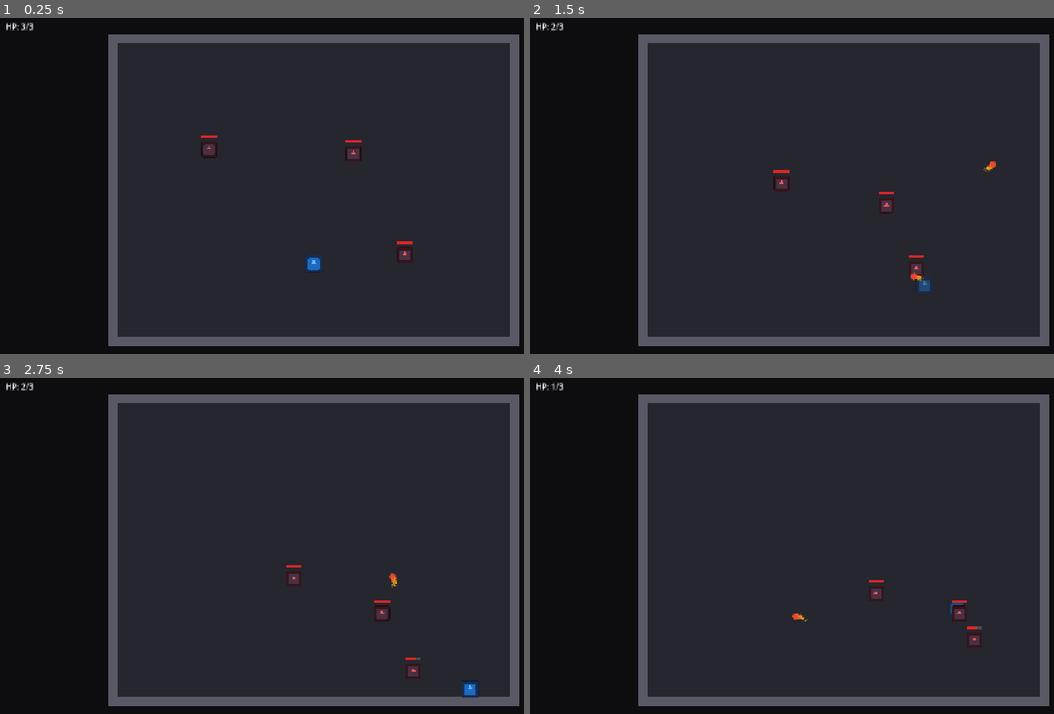
Above: before the commit, frames 1-4 (two rows, left to right).
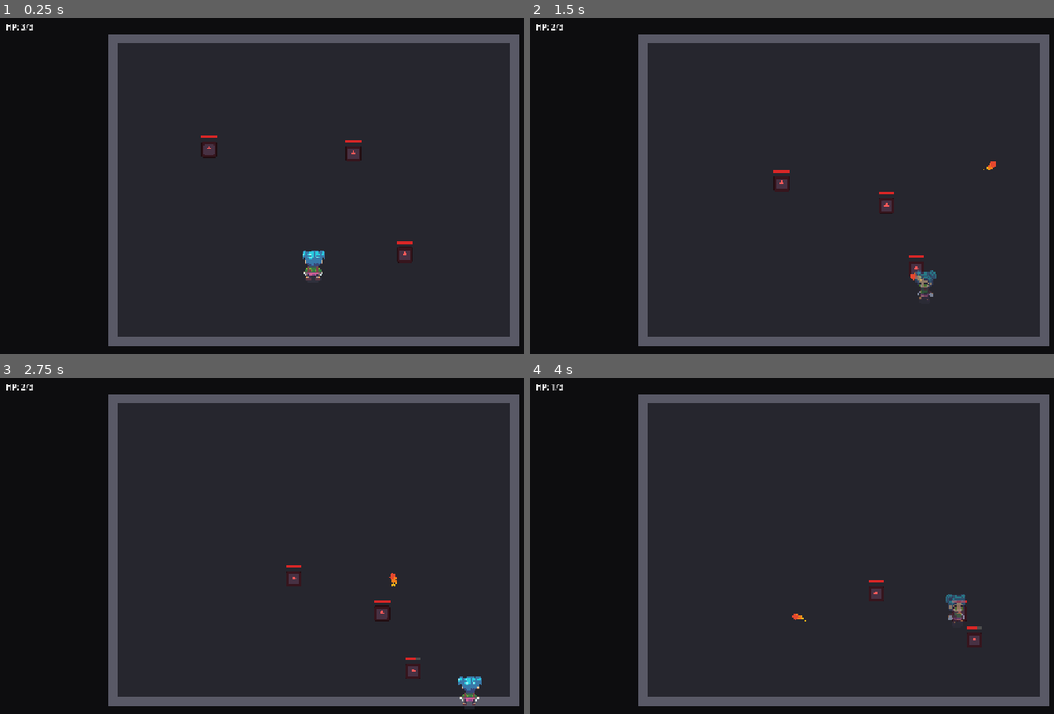
Above: after the commit, the same moments.

Repository: Elehos/the-happiness-of-bouboules
Game: Godot game, scene res://scenes/main/main.tscn
Same seed, same stepped clock (60 frames per second), same inputs: the game is played once before the commit and once after it. The engine's default icon, where the game draws it, is replaced by a stand-in: a white triangle on a blue panel in a dark square.
Inputs (mouse positions are in pixels of both pictures, inside the frame that each line leads up to):
- Up to frame 1 (0.25 s): no input
- Up to frame 2 (1.5 s): tap Enter at 0.5 s; move the mouse to (980, 172) at 0.52 s; hold D (move_right) 0.53-1.28 s; click (980, 172) at 0.67 s; move the mouse to (718, 209) at 1.27 s; hold S (move_down) from 1.28 s (still down); click (718, 209) at 1.42 s
- Up to frame 3 (2.75 s): move the mouse to (377, 472) at 2.02 s; release S (move_down) at 2.03 s; hold D (move_right) from 2.03 s (still down); click (377, 472) at 2.17 s
- Up to frame 4 (4 s): move the mouse to (812, 619) at 2.77 s; release D (move_right) at 2.78 s; hold W (move_up) 2.78-3.53 s; click (812, 619) at 2.92 s; move the mouse to (1033, 603) at 3.52 s; hold A (move_left) from 3.53 s (still down); click (1033, 603) at 3.67 s

The runs differ from the first frame. In frame 1, 0.3% of the frame differs, in the area x 1-62%, y 1-79%; in frame 2, 0.3%; in frame 3, 0.4%, in the area x 1-92%, y 1-98%; in frame 4, 0.3%.

Commit message:
ajout du perso

Diff:
--- a/the-happiness-of-bouboules/project.godot
+++ b/the-happiness-of-bouboules/project.godot
@@ -11,9 +11,9 @@
 [application]
 
 config/name="The happiness of bouboules"
+run/main_scene="res://scenes/main/main.tscn"
 config/features=PackedStringArray("4.7", "Forward Plus")
 config/icon="res://icon.svg"
-run/main_scene="res://scenes/main/main.tscn"
 
 [display]
 
@@ -45,6 +45,7 @@
 "events": [Object(InputEventKey,"resource_local_to_scene":false,"resource_name":"","device":-1,"window_id":0,"alt_press …(190 unchanged characters)…
 ]
 }
+
 [layer_names]
 
 2d_physics/layer_1="world"
@@ -58,4 +59,5 @@
 
 [rendering]
 
+textures/canvas_textures/default_texture_filter=0
 rendering_device/driver.windows="d3d12"
--- a/the-happiness-of-bouboules/scenes/player/player.gd
+++ b/the-happiness-of-bouboules/scenes/player/player.gd
@@ -15,6 +15,7 @@
 var invincible_left := 0.0
 
 @onready var hurt_area: Area2D = $HurtArea
+@onready var sprite: Sprite2D = $Sprite2D
 
 
 func _ready() -> void:
@@ -25,6 +26,19 @@
 	_handle_movement()
 	_handle_shooting(delta)
 	_handle_invincibility(delta)
+	_update_facing()
+
+
+func _update_facing() -> void:
+	var to_mouse := get_global_mouse_position() - global_position
+	if to_mouse == Vector2.ZERO:
+		return
+	if absf(to_mouse.y) > absf(to_mouse.x):
+		sprite.frame = 2 if to_mouse.y < 0.0 else 0
+		sprite.flip_h = false
+	else:
+		sprite.frame = 1
+		sprite.flip_h = to_mouse.x < 0.0
 
 
 func _handle_movement() -> void:
--- a/the-happiness-of-bouboules/scenes/player/player.tscn
+++ b/the-happiness-of-bouboules/scenes/player/player.tscn
@@ -1,7 +1,7 @@
-[gd_scene load_steps=5 format=3]
+[gd_scene format=3 uid="uid://cy6aw8fwhxsrf"]
 
-[ext_resource type="Script" path="res://scenes/player/player.gd" id="1"]
-[ext_resource type="Texture2D" path="res://icon.svg" id="2"]
+[ext_resource type="Script" uid="uid://c4od3okoeo1ob" path="res://scenes/player/player.gd" id="1"]
+[ext_resource type="Texture2D" uid="uid://df0uls64n2cce" path="res://scenes/player/mage front.png" id="2"]
 
 [sub_resource type="CircleShape2D" id="CircleShape2D_body"]
 radius = 16.0
@@ -9,22 +9,22 @@
 [sub_resource type="CircleShape2D" id="CircleShape2D_hurt"]
 radius = 16.0
 
-[node name="Player" type="CharacterBody2D" groups=["player"]]
+[node name="Player" type="CharacterBody2D" unique_id=33594342 groups=["player"]]
 collision_layer = 2
-collision_mask = 1
 script = ExtResource("1")
 
-[node name="Sprite2D" type="Sprite2D" parent="."]
-modulate = Color(0.4, 0.75, 1, 1)
-scale = Vector2(0.28, 0.28)
+[node name="Sprite2D" type="Sprite2D" parent="." unique_id=375323149]
+z_index = 10
+scale = Vector2(3, 3)
 texture = ExtResource("2")
+hframes = 3
 
-[node name="CollisionShape2D" type="CollisionShape2D" parent="."]
+[node name="CollisionShape2D" type="CollisionShape2D" parent="." unique_id=1572461979]
 shape = SubResource("CircleShape2D_body")
 
-[node name="HurtArea" type="Area2D" parent="."]
+[node name="HurtArea" type="Area2D" parent="." unique_id=1912508684]
 collision_layer = 0
 collision_mask = 4
 
-[node name="CollisionShape2D" type="CollisionShape2D" parent="HurtArea"]
+[node name="CollisionShape2D" type="CollisionShape2D" parent="HurtArea" unique_id=854219538]
 shape = SubResource("CircleShape2D_hurt")
Binary file added: the-happiness-of-bouboules/scenes/player/mage front.png
Not shown, added: the-happiness-of-bouboules/scenes/player/mage front.png.import
